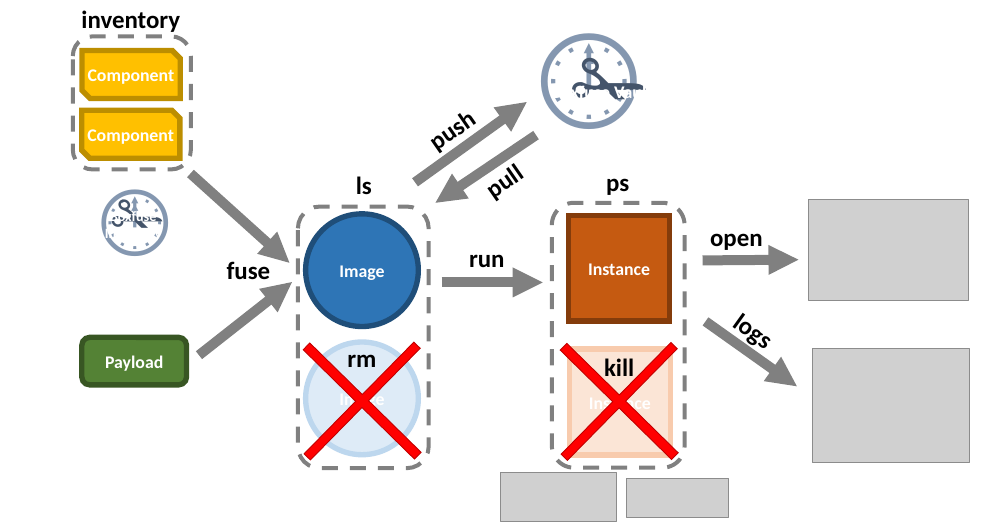
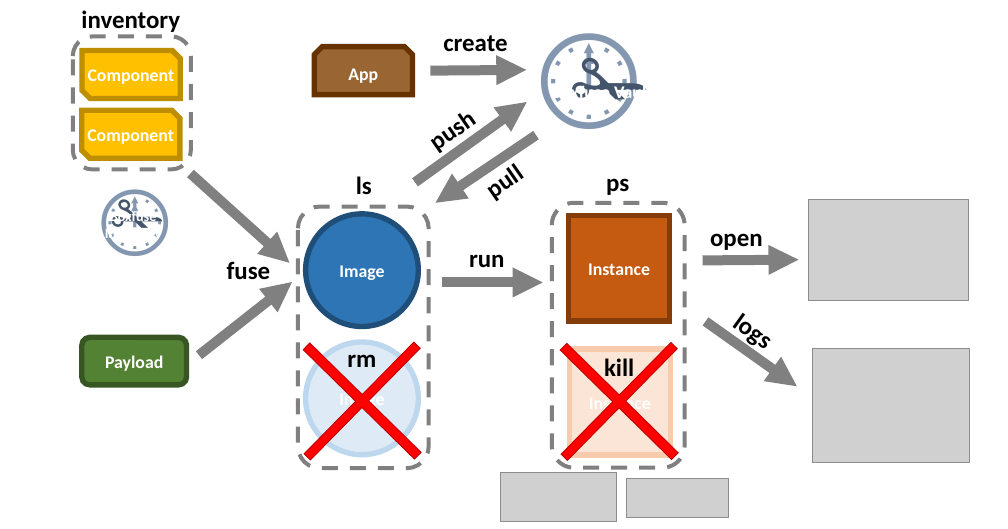
Before and after one commit to flyway/boxfuse.com, a slide deck: slide 11 of _sources/GettingStarted.pptx (slide 10 before the commit). Drawn at 1008x529 pixels with LibreOffice and Linux fonts; fonts in the diff are those of the drawing; grey boxes stand for pictures. Boxes give left, top, right and bottom in pixels: in the first picture for what was removed or moved away, otherwise in the second. Text is boxed around its words. In the diff, an @@ line names an element or a change of style, - is before the commit and + after.

```diff
--- a/_sources/GettingStarted.pptx
+++ b/_sources/GettingStarted.pptx
@@ snip same rect added at (x1=314, y1=47, x2=412, y2=95), fill #996633, outline #663300 6 pt @@
@@ snip same rect added at (x1=314, y1=57, x2=413, y2=88), 20 pt, text #FFFFFF, bold @@
+App
@@ text added at (x1=443, y1=35, x2=507, y2=57), 28 pt, text #000000, bold @@
+create
@@ arrow added from (430, 70) to (526, 70), #808080 11.25 pt @@
```
Also in this commit, not shown: 2 other slides changed, 1 slide added, 36 other files.
